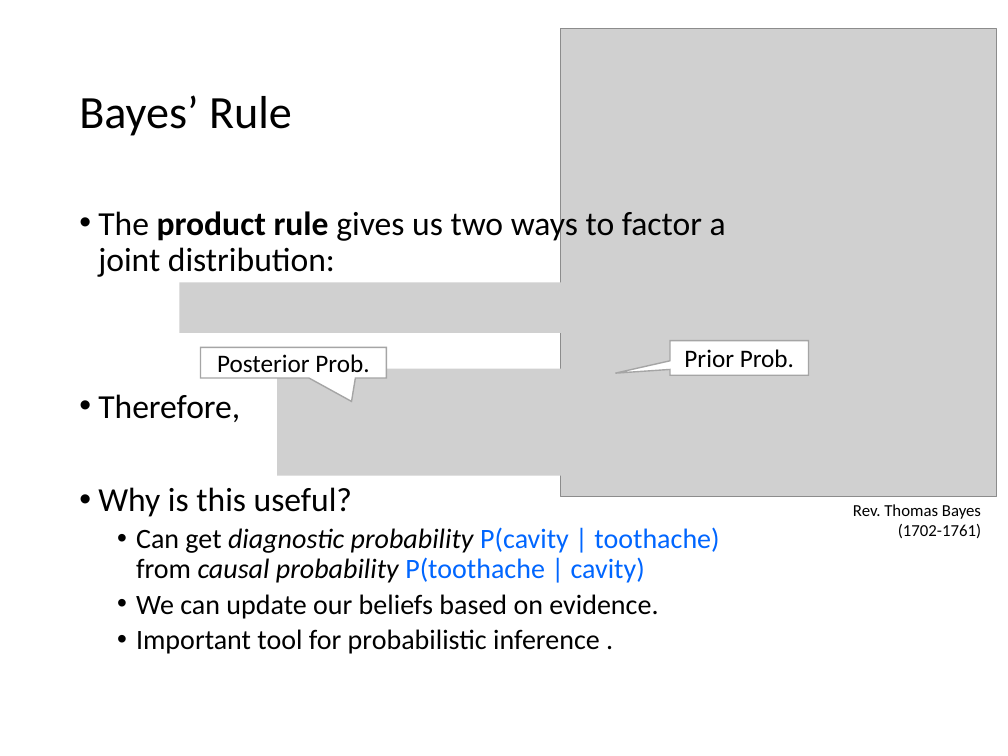
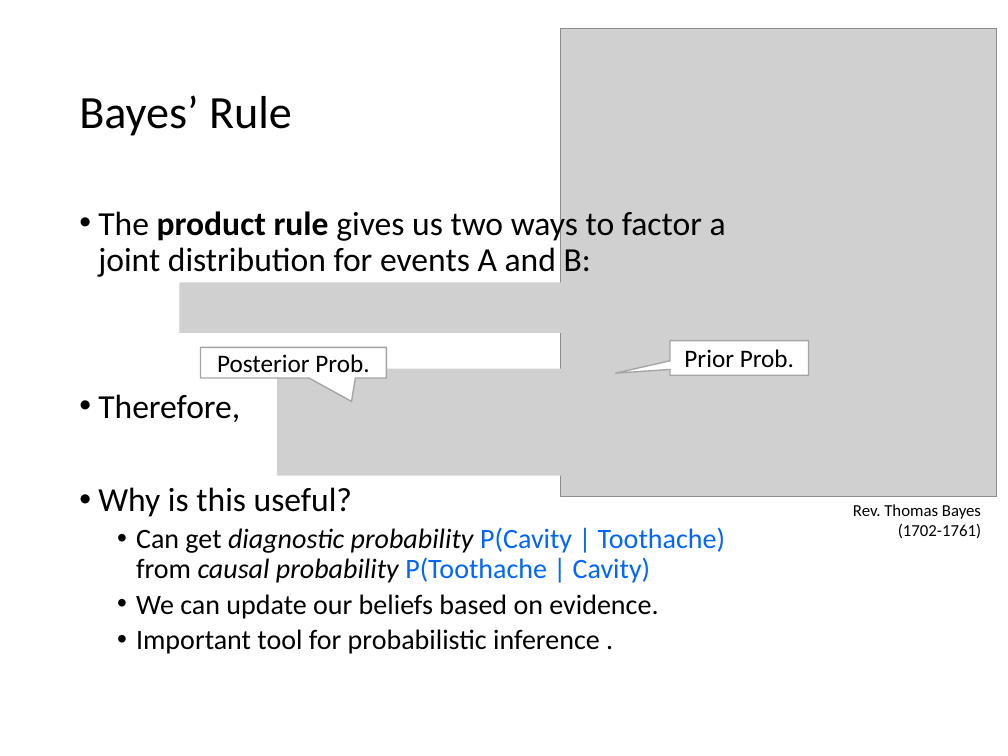
Before and after one commit to mhahsler/CS7320-AI, a slide deck: slide 22 of slides/12_uncertainty.pptx. Drawn at 1008x756 pixels with LibreOffice and Linux fonts; fonts in the diff are those of the drawing; grey boxes stand for pictures. Boxes give left, top, right and bottom in pixels: in the first picture for what was removed or moved away, otherwise in the second. Text is boxed around its words. In the diff, an @@ line names an element or a change of style, - is before the commit and + after.

```diff
--- a/slides/12_uncertainty.pptx
+++ b/slides/12_uncertainty.pptx
@@ text at box(98, 207, 726, 277): text changed @@
-• The product rule gives us two ways to factor a joint distribution:
+• The product rule gives us two ways to factor a joint distribution for events A and B:
@@ text at box(136, 527, 725, 583): text changed @@
-  • Can get diagnostic probability P(cavity | toothache) from causal probability P(toothache | cavity)
+  • Can get diagnostic probability P(Cavity | Toothache) from causal probability P(Toothache | Cavity)
```
Also in this commit, not shown: 11 other slides changed, 1 other file.
